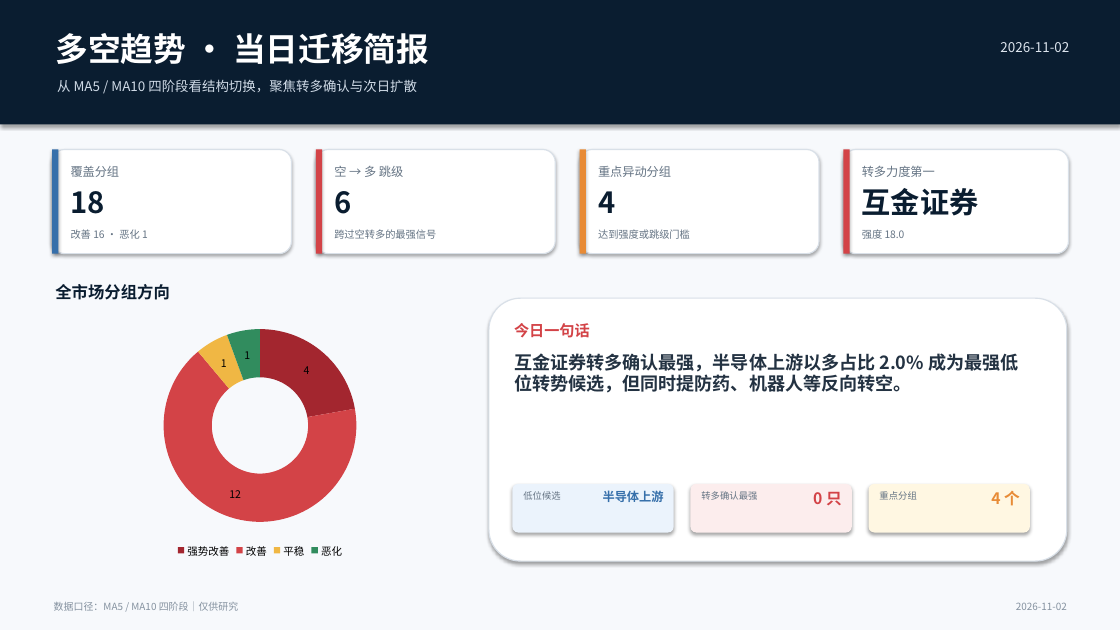
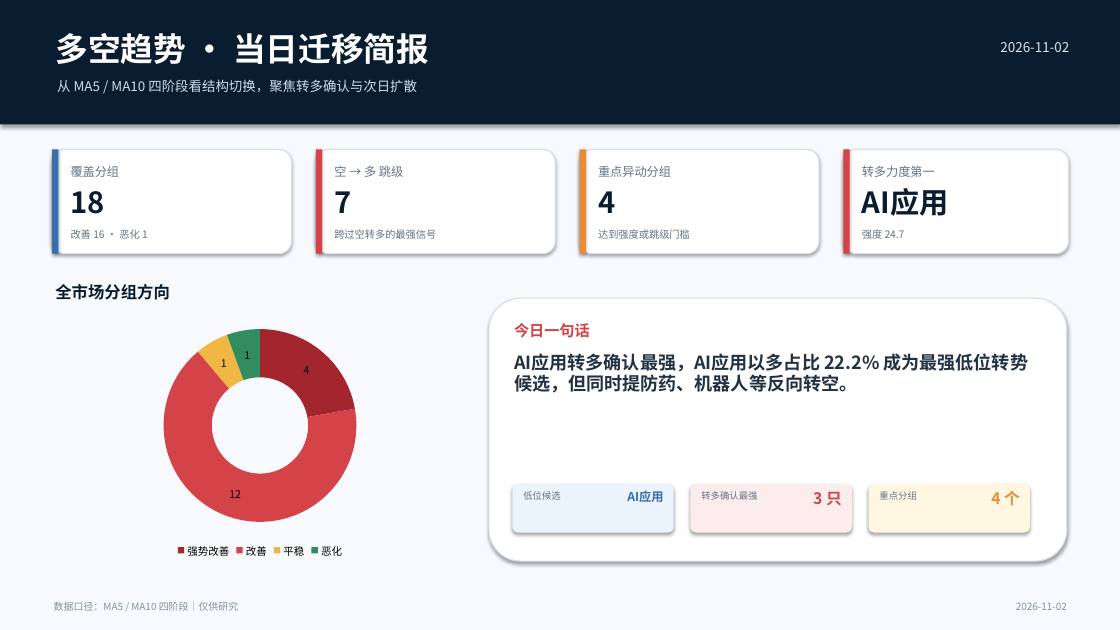
Before and after one commit to nancybhc/a-share-blast-lab, a slide deck: slide 1 of assets/多空阶段简报_2026-11-02.pptx. Drawn at 1120x630 pixels with LibreOffice and Linux fonts; fonts in the diff are those of the drawing. Boxes give left, top, right and bottom in pixels: in the first picture for what was removed or moved away, otherwise in the second. Text is boxed around its words. In the diff, an @@ line names an element or a change of style, - is before the commit and + after.

```diff
--- a/assets/多空阶段简报_2026-11-02.pptx
+++ b/assets/多空阶段简报_2026-11-02.pptx
@@ text at (334,191,351,213): text changed @@
-6
+7
@@ text at (862,188,949,216): text changed @@
-互金证券
+AI应用
@@ text at (862,229,905,239): text changed @@
-强度 18.0
+强度 24.7
@@ text at (514,353,1029,393): text changed @@
-互金证券转多确认最强，半导体上游以多占比 2.0% 成为最强低位转势候选，但同时提防药、机器人等反向转空。
+AI应用转多确认最强，AI应用以多占比 22.2% 成为最强低位转势候选，但同时提防药、机器人等反向转空。
@@ text at (627,490,663,502): text changed @@
-半导体上游
+AI应用
@@ text at (813,492,842,505): text changed @@
-0 只
+3 只
```
Also in this commit, not shown: 3 other slides changed, 11 other files.
